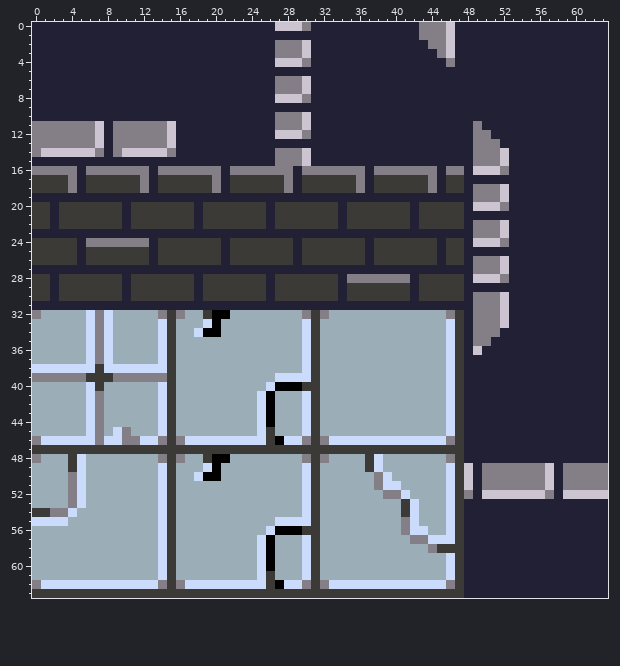
Edited in one commit: pixel-art sprite (Assets/Sprites/Tiles/Dungeon/dungeon_tiles_1.png). The picture above is the old version.
The file is 64x64 pixels.
New version:
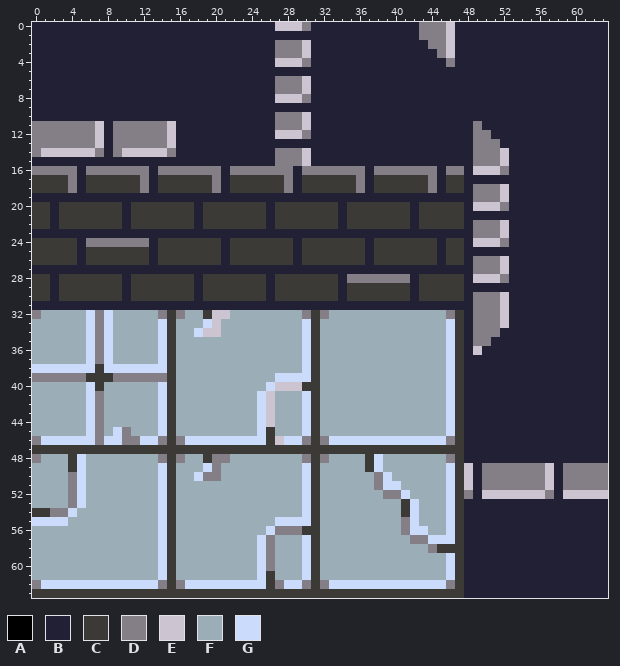
Palette (. is transparent): A #000000  B #222034  C #3b3a37  D #847e87  E #cdc4d1  F #9badb7  G #cbdbfc
Changes in this commit:
Colour A gives way to colour D in row 48 at x 20 to 21; in row 49 at x 20; in row 50 at x 19 to 20; in row 56 at x 27 to 29; in rows 57 to 60 at x 26; in row 62 at x 27.
Colour A gives way to colour E in row 32 at x 20 to 21; in row 33 at x 20; in row 34 at x 19 to 20; in row 40 at x 27 to 29; in rows 41 to 44 at x 26; in row 46 at x 27.
Where, in picture pixels (left, top, right, bottom), the same in both pictures:
changed: (203, 310, 230, 337)
changed: (266, 382, 302, 445)
changed: (203, 454, 230, 481)
changed: (266, 526, 302, 589)
